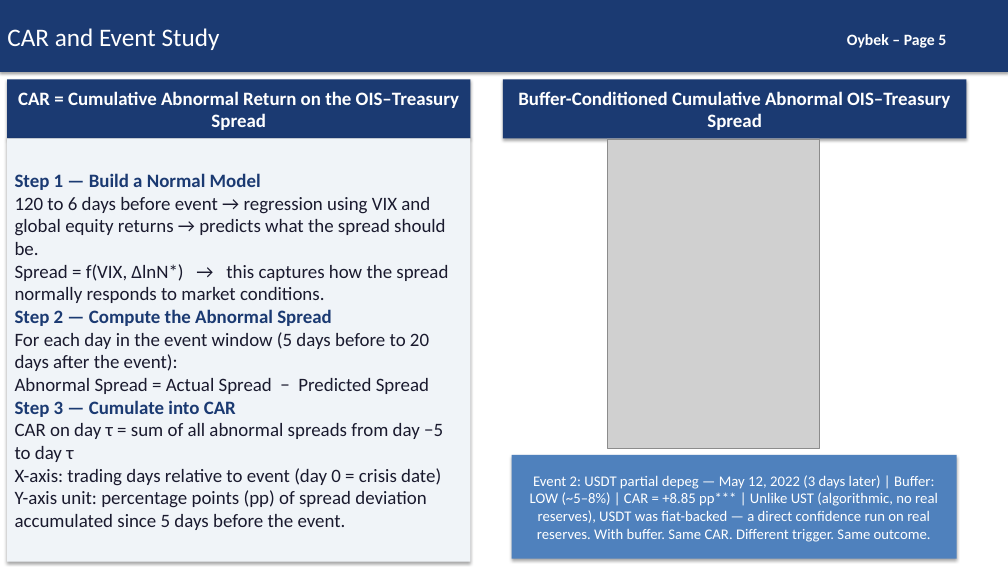
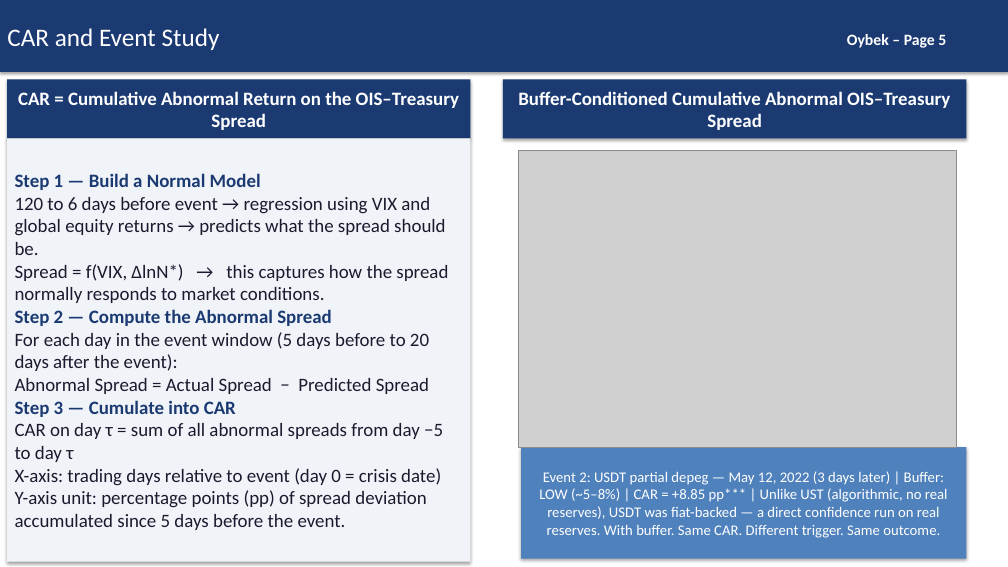
Before and after one commit to kimmireu0921/Stablecoins-and-the-Exorbitant-Privilege, a slide deck: slide 5 of presentations/0526_Stablecoin_Exorbitant_Privilege.pptx. Drawn at 1008x567 pixels with LibreOffice and Linux fonts; fonts in the diff are those of the drawing; grey boxes stand for pictures. Boxes give left, top, right and bottom in pixels: in the first picture for what was removed or moved away, otherwise in the second. Text is boxed around its words. In the diff, an @@ line names an element or a change of style, - is before the commit and + after.

Commit message:
slide update

```diff
--- a/presentations/0526_Stablecoin_Exorbitant_Privilege.pptx
+++ b/presentations/0526_Stablecoin_Exorbitant_Privilege.pptx
@@ picture: place and size @@
-picture at [607,139,819,448]
+picture at [519,150,956,447]
@@ rectangle "Event 2: USDT partial depeg ...": place and size @@
-rectangle "Event 2: USDT partial depeg ..." at [512,455,957,559]
+rectangle "Event 2: USDT partial depeg ..." at [521,447,966,559]
```
